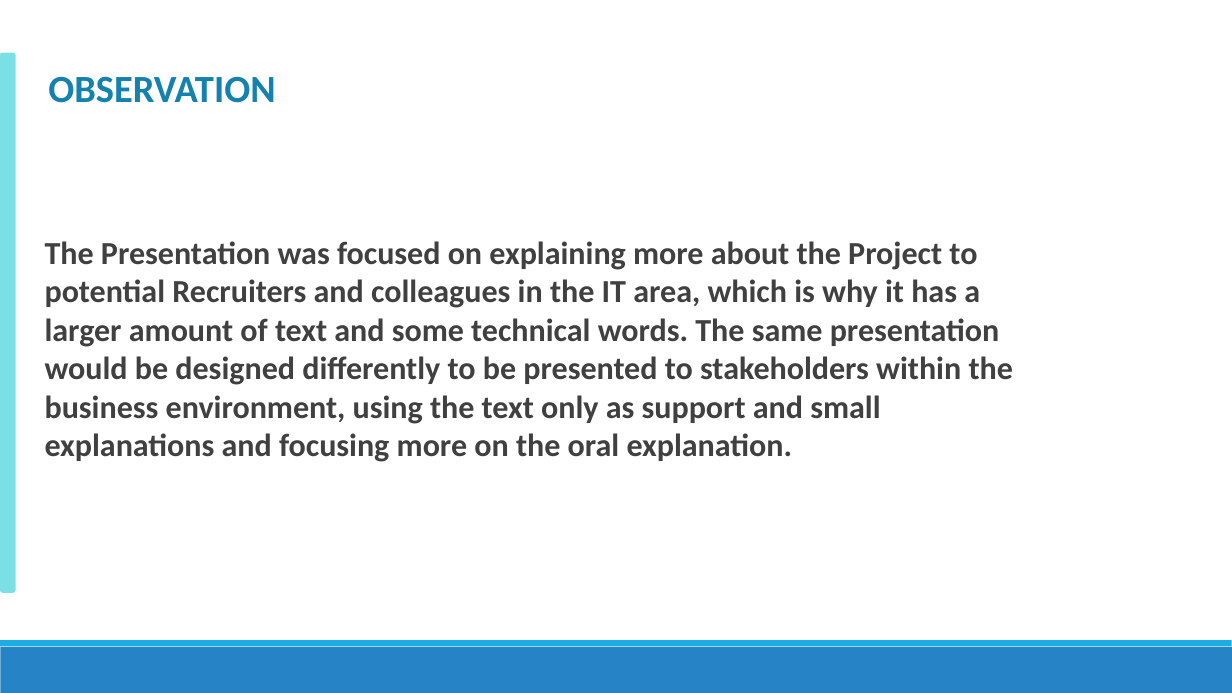
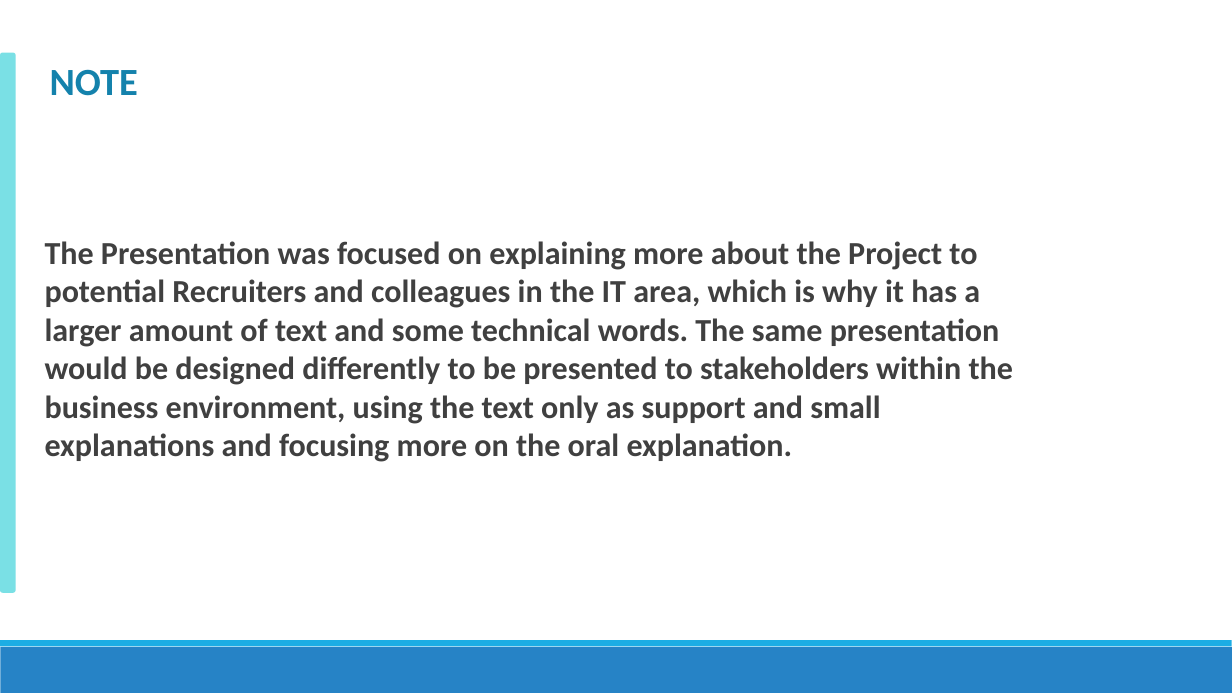
Before and after one commit to RiquelmoFerreira/BitcoinProject, a slide deck: slide 16 of Apresentacao-Presentation.pptx. Drawn at 1232x693 pixels with LibreOffice and Linux fonts; fonts in the diff are those of the drawing. Boxes give left, top, right and bottom in pixels: in the first picture for what was removed or moved away, otherwise in the second. Text is boxed around its words. In the diff, an @@ line names an element or a change of style, - is before the commit and + after.

```diff
--- a/Apresentacao-Presentation.pptx
+++ b/Apresentacao-Presentation.pptx
@@ text at [50,69,138,96]: text changed @@
-OBSERVATION
+NOTE
```
Also in this commit, not shown: 3 other slides changed.
